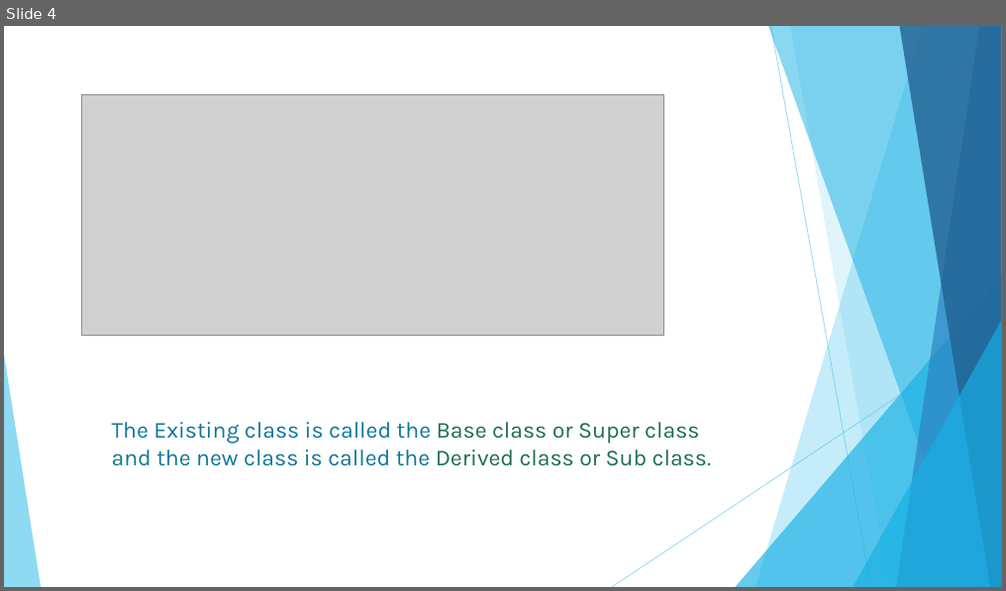
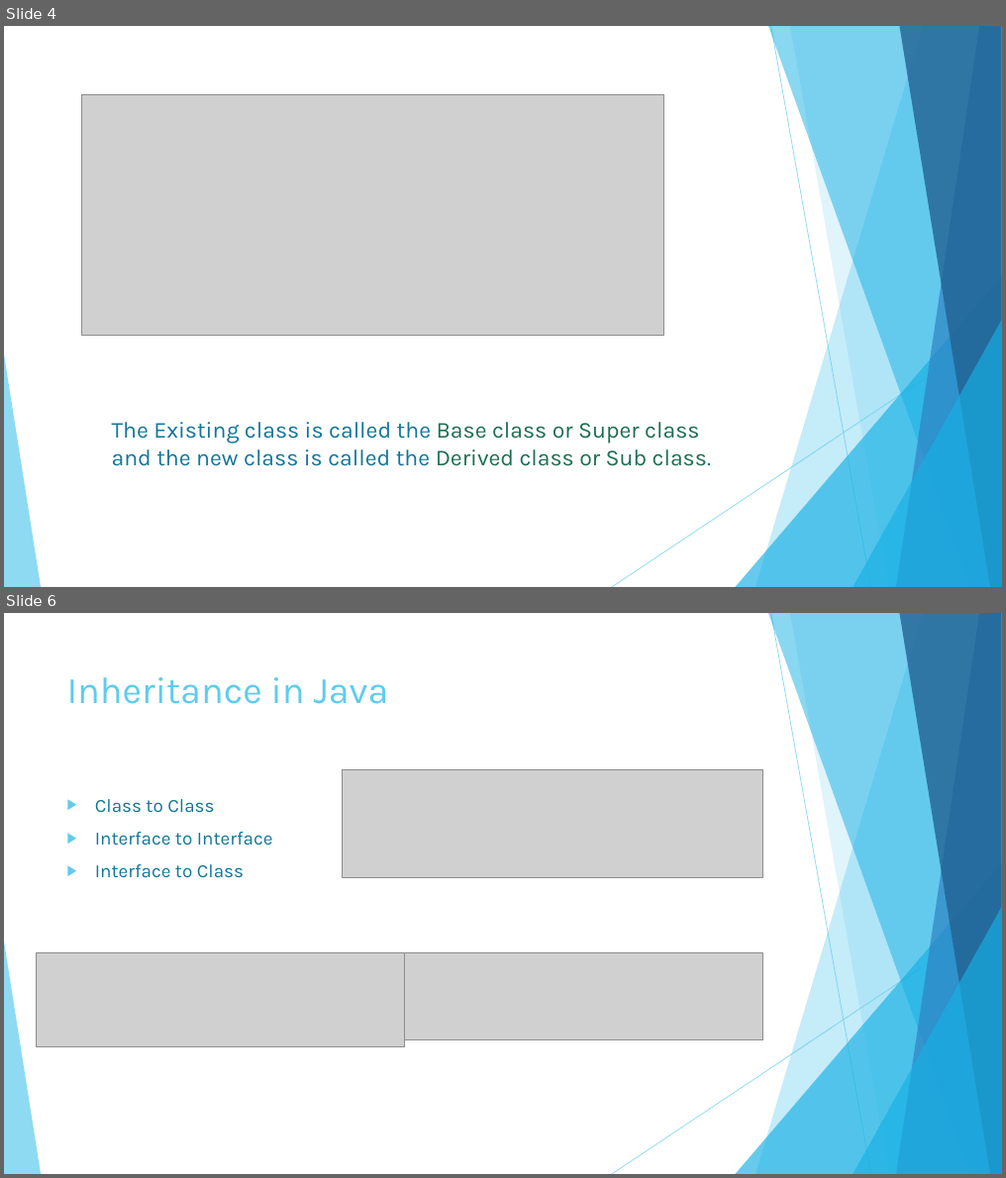
Before and after one commit to mass132/lab1, a slide deck: ppt/INHERITANCE_POONAMCHAND_SAHU.pptx. Shown one above the other, each under a label of ours: slide 4 before the commit, slides 4 and 6 after it; the slides between them are not shown. The pictures are 1006x591 and 1006x1178 pixels, drawn with LibreOffice and Linux fonts; fonts in the diff are those of the drawing; grey boxes stand for pictures. Boxes give left, top, right and bottom in pixels: in the first picture for what was removed or moved away, otherwise in the second. Text is boxed around its words. In the diff, an @@ line names an element or a change of style, - is before the commit and + after.

```diff
--- a/ppt/INHERITANCE_POONAMCHAND_SAHU.pptx
+++ b/ppt/INHERITANCE_POONAMCHAND_SAHU.pptx
@@ slide 6 added at [4,613,1002,1174], background #FFFFFF; not listed: 10 template elements that a slide beside it also shows @@
@@ title added at [67,677,389,704], 36 pt, text #5FCBEF @@
+Inheritance in Java
@@ picture added at [343,769,763,878] @@
@@ text added at [95,799,273,878], 18 pt, text #0F7698 @@
+▶ Class to Class
+▶ Interface to Interface
+▶ Interface to Class
@@ picture added at [36,954,405,1048] @@
@@ picture added at [405,954,763,1040] @@
```
Also in this commit, not shown: 3 slides changed, 3 other slides added.
